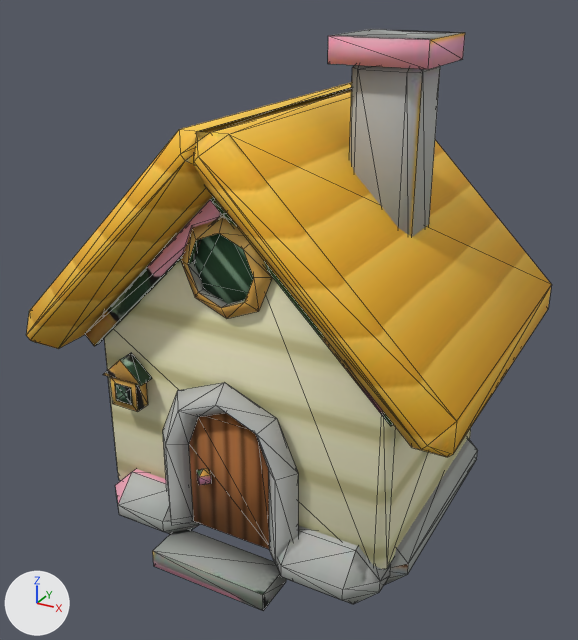
One commit to the glTF model assets/props/_exp/models/hut_2/hut_2_low.glb: the scene before it, then after it.
One viewpoint serves both versions: a 50 mm lens placed at (1.14, -2.155, 1.726), pointed at (-0.008, -0.066, 0.682). Arrows for +X, +Y and +Z are at lower left; the lights stay in place. The picture after the commit comes second. Mesh edges are drawn as thin lines. Vertices at exactly the same position are counted once.

Script lines for the objects in view, before the commit:
```python
me_body = bpy.data.meshes.new('body')
me_body.from_pydata(...)  # 436 vertices, 780 faces; spans x -0.69..0.69, y -0.6..0.58, z 0.0..1.56
me_body.materials.append(mat_hut_2_low_baked)  # picture img_hut_2_tex
# before: 174 (-0.5, -0.44, 0.63) at pixel (94, 346), 175 (-0.54, -0.44, 0.67) at pixel (84, 333), 176 (-0.5, -0.43, 0.63) at pixel (98, 343), 177 (-0.54, -0.43, 0.67) at pixel (88, 331), 178 (0.0, -0.44, 1.13) at pixel (221, 214)
# before: 179 (-0.04, -0.44, 1.17) at pixel (210, 199), 180 (0.0, -0.43, 1.13), 181 (-0.04, -0.43, 1.17) at pixel (214, 197), 206 (0.0, -0.44, 1.13) at pixel (223, 214), 207 (0.04, -0.44, 1.17)
# before: 208 (0.0, -0.43, 1.13), 209 (0.04, -0.43, 1.17), 210 (0.5, -0.44, 0.63) at pixel (390, 426), 211 (0.54, -0.44, 0.67), 212 (0.5, -0.43, 0.63)
# before: 213 (0.54, -0.43, 0.67)
ob_hut_2 = bpy.data.objects.new('hut_2', me_body)
ob_hut_2.location = (0.0, 0.0, 0.0)
```
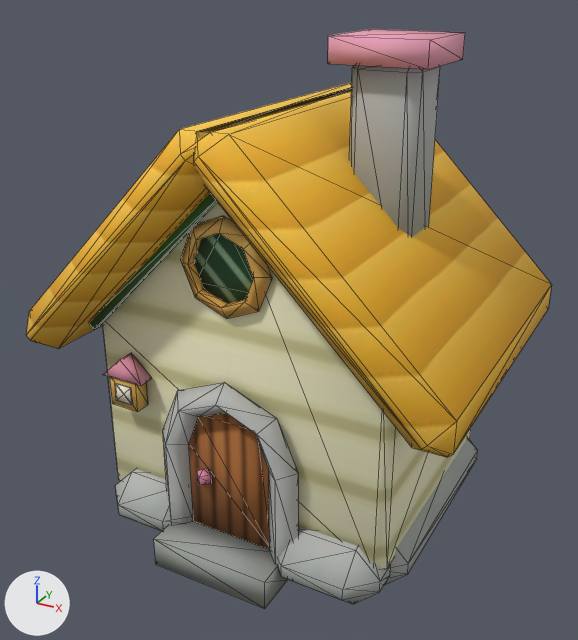
Edits to the bpy script that builds the scene:
```text
Change me_body:
    used by ob_hut_2; location = (0.0, 0.0, 0.0)
    remove me_body.from_pydata(...)  # 436 vertices, 780 faces; spans x -0.69..0.69, y -0.6..0.58, z 0.0..1.56
    add me_body.from_pydata(...)  # 436 vertices, 780 faces; spans x -0.69..0.69, y -0.59..0.58, z 0.0..1.56
    me_body part 1: the loose piece of 8 vertices spanning x -0.2..0.2, y -0.6..-0.46, z 0.0..0.06 is scaled about the mesh origin by (1, 1, 1.67)
    me_body part 2
    add for i in [207, 209, 211, 213]: me_body.vertices[i].co += Vector((-0.03, -0.01, 0.05))
    add for i in [206, 208, 210, 212]: me_body.vertices[i].co += Vector((-0.01, -0.01, 0.06))
    add for i in [174, 176, 178, 180]: me_body.vertices[i].co += Vector((0.01, -0.01, 0.06))
    add for i in [175, 177, 179, 181]: me_body.vertices[i].co += Vector((0.03, -0.01, 0.05))
    me_body part 3: texture (UV) coordinates of 754 of 780 faces, centred in x -0.69..0.69, y -0.6..0.58, z 0.0..1.56, changed; they spanned u 0.0..1.0, v 0.0..0.99 and now span u 0.0..1.0, v 0.0..1.0
```

What differs and where, as boxes [x1, y1, x2, y2] in the pictures (578 x 640 px; the box of a moved part takes in the faces that stretch with it):
'hut_2', reshaped, surface changed
    before: [26, 29, 552, 611]
    after: [26, 29, 552, 609]
part 1 of me_body, moved or reshaped
    before: [153, 529, 286, 611]
    after: [154, 521, 288, 609]
part 2 of me_body, moved or reshaped
    before: [85, 198, 393, 426]
    after: [89, 193, 217, 330]
part 3 of me_body, surface changed
    both: [33, 29, 501, 609]
